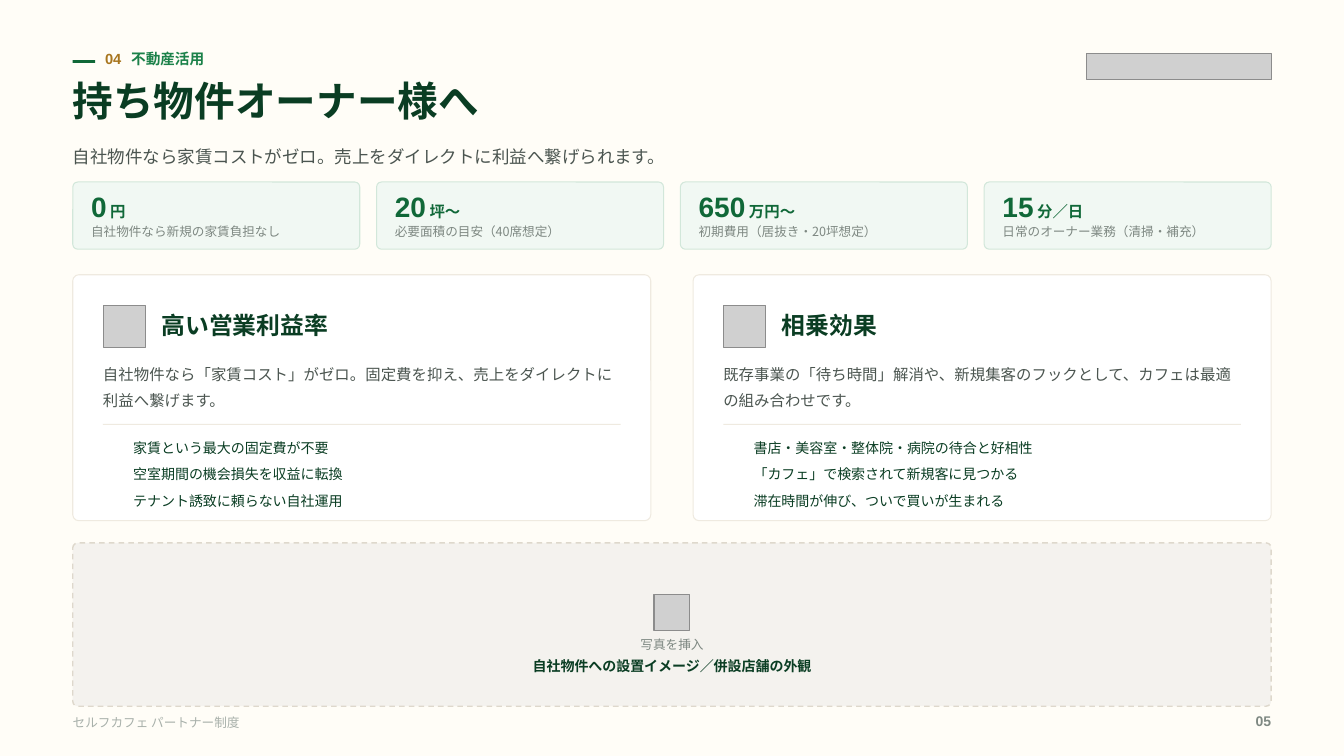
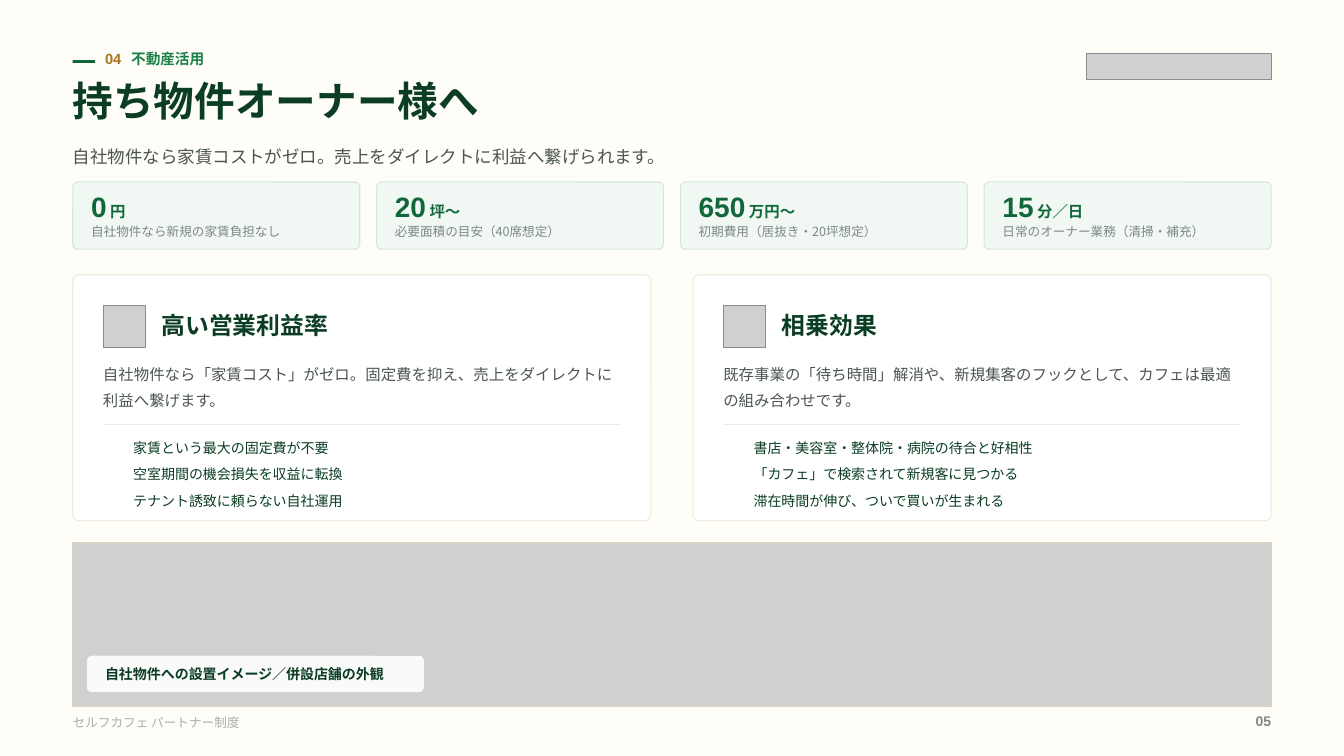
Before and after one commit to a5408071-cmd/suzuki-ceo, a slide deck: slide 5 of selfcafe-partner-deck/selfcafe-partner-deck.pptx. Drawn at 1344x756 pixels with LibreOffice and Linux fonts; fonts in the diff are those of the drawing; grey boxes stand for pictures; background and template pictures are left out. Boxes give left, top, right and bottom in pixels: in the first picture for what was removed or moved away, otherwise in the second. Text is boxed around its words. In the diff, an @@ line names an element or a change of style, - is before the commit and + after.

```diff
--- a/selfcafe-partner-deck/selfcafe-partner-deck.pptx
+++ b/selfcafe-partner-deck/selfcafe-partner-deck.pptx
@@ rounded rectangle removed at box(73, 543, 1271, 707) @@
@@ picture added at box(73, 543, 1271, 707) @@
@@ rectangle added at box(73, 543, 1271, 707), outline #D8D2C6 1 pt @@
@@ picture removed at box(654, 595, 691, 631) @@
@@ rounded rectangle added at box(87, 656, 423, 693), fill #FFFFFF at 90% opacity @@
@@ text "自社物件への設置イメージ／併設店舗の外観": place and size @@
-text "自社物件への設置イメージ／併設店舗の外観" at box(533, 659, 812, 673)
+text "自社物件への設置イメージ／併設店舗の外観" at box(105, 667, 384, 681)
@@ text "自社物件への設置イメージ／併設店舗の外観" at box(105, 667, 384, 681): alignment centre to left; line spacing 1.15 to 1; vertical alignment top to middle @@
@@ text removed at box(640, 638, 703, 650) @@
-写真を挿入
```
Also in this commit, not shown: 15 other slides changed, 1 slide added, 20 other files.
